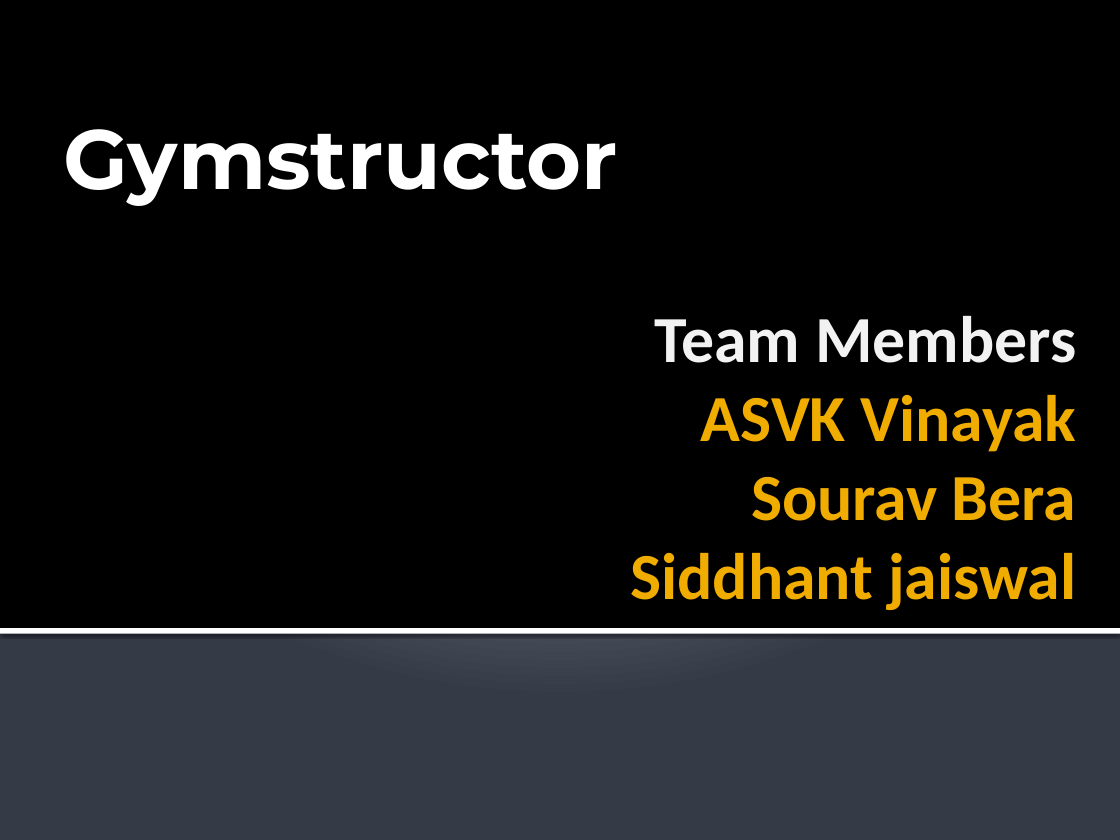
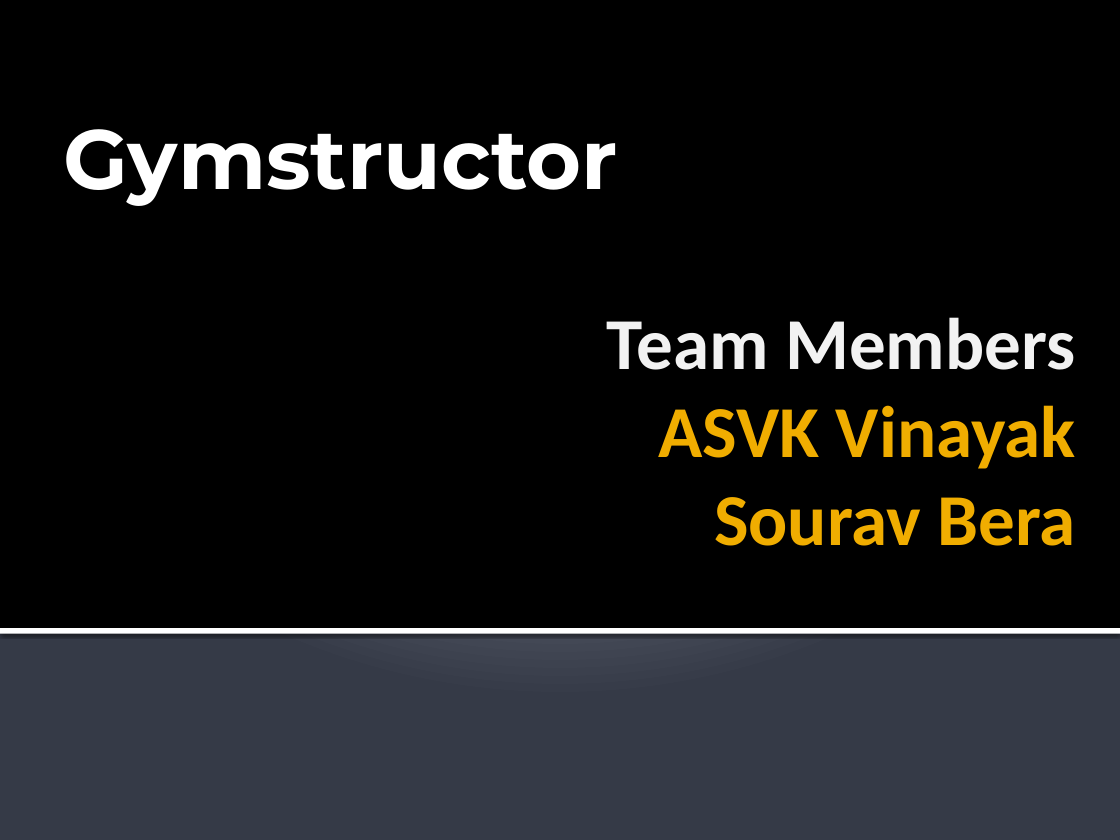
Before and after one commit to Zeo-shark/GymStructor, a slide deck: slide 1 of CODEX Gymstructor.pptx. Drawn at 1120x840 pixels with LibreOffice and Linux fonts; fonts in the diff are those of the drawing. Boxes give left, top, right and bottom in pixels: in the first picture for what was removed or moved away, otherwise in the second. Text is boxed around its words. In the diff, an @@ line names an element or a change of style, - is before the commit and + after.

```diff
--- a/CODEX Gymstructor.pptx
+++ b/CODEX Gymstructor.pptx
@@ title at (607,317,1076,546): text changed; size 42.3 to 47 pt @@
-Team Members
-ASVK Vinayak
-Sourav Bera
-Siddhant jaiswal
+Team Members
+ASVK Vinayak
+Sourav Bera
```
Also in this commit, not shown: 2 other slides changed, 3 slides added, 2 slides removed.
